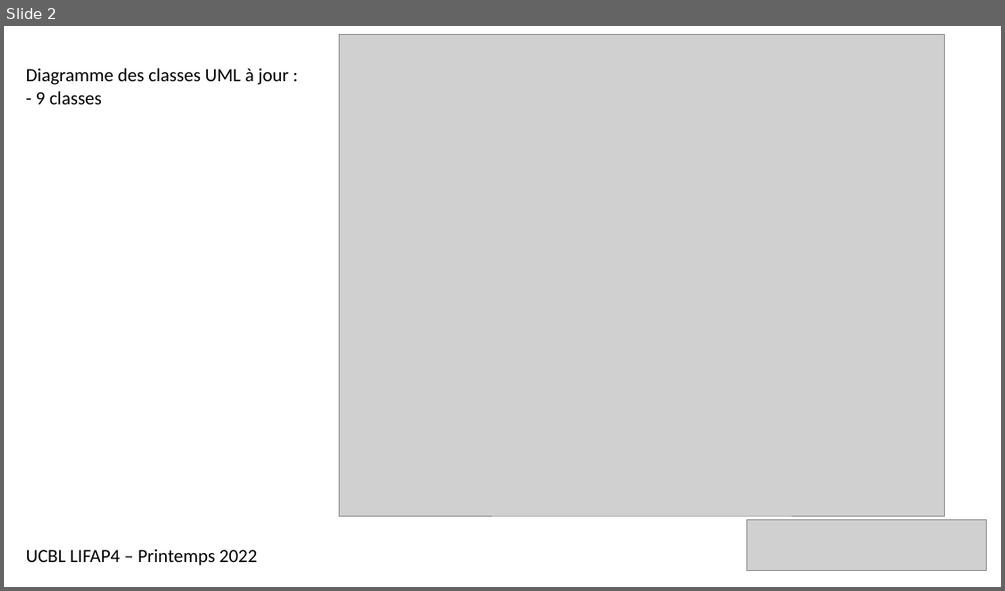
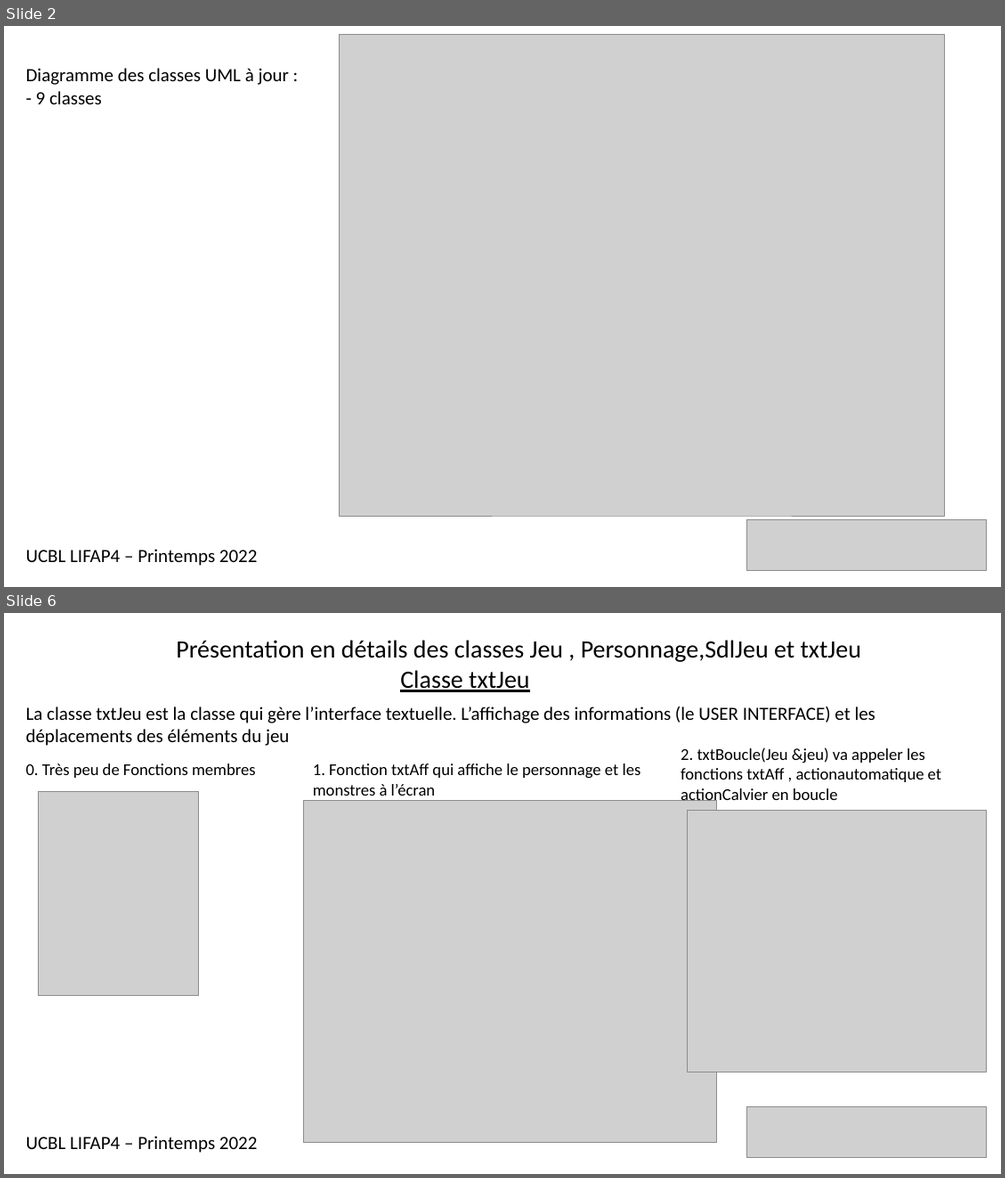
Before and after one commit to Smirboulack/Projet_L2, a slide deck: doc/Présentation-projet-ultimatelifkas.pptx. Shown one above the other, each under a label of ours: slide 2 before the commit, slides 2 and 6 after it; the slides between them are not shown. The pictures are 1005x591 and 1005x1178 pixels, drawn with LibreOffice and Linux fonts; fonts in the diff are those of the drawing; grey boxes stand for pictures. Boxes give left, top, right and bottom in pixels: in the first picture for what was removed or moved away, otherwise in the second. Text is boxed around its words. In the diff, an @@ line names an element or a change of style, - is before the commit and + after.

```diff
--- a/doc/Présentation-projet-ultimatelifkas.pptx
+++ b/doc/Présentation-projet-ultimatelifkas.pptx
@@ slide 6 added at (4, 613, 1001, 1174), background #FFFFFF @@
@@ text added at (176, 640, 861, 692), 24 pt, text #000000 @@
+Présentation en détails des classes Jeu , Personnage,SdlJeu et txtJeu
+Classe txtJeu
@@ text added at (26, 706, 875, 746), 18 pt, text #000000 @@
+La classe txtJeu est la classe qui gère l’interface textuelle. L’affichage des informations (le USER INTERFACE) et les déplacements des éléments du jeu
@@ text added at (26, 763, 256, 778), 16 pt, text #000000 @@
+0. Très peu de Fonctions membres
@@ text added at (313, 763, 641, 795), 16 pt, text #000000 @@
+1. Fonction txtAff qui affiche le personnage et les monstres à l’écran
@@ text added at (680, 747, 941, 805), 16 pt, text #000000 @@
+2. txtBoucle(Jeu &jeu) va appeler les fonctions txtAff , actionautomatique et actionCalvier en boucle
@@ picture added at (39, 792, 198, 995) @@
@@ picture added at (304, 801, 717, 1143) @@
@@ picture added at (688, 810, 987, 1071) @@
@@ picture added at (746, 1107, 987, 1158) @@
@@ text added at (26, 1135, 258, 1152), 18 pt, text #000000 @@
+UCBL LIFAP4 – Printemps 2022
```
Also in this commit, not shown: 4 slides changed, 4 other slides added, 1 other file.
